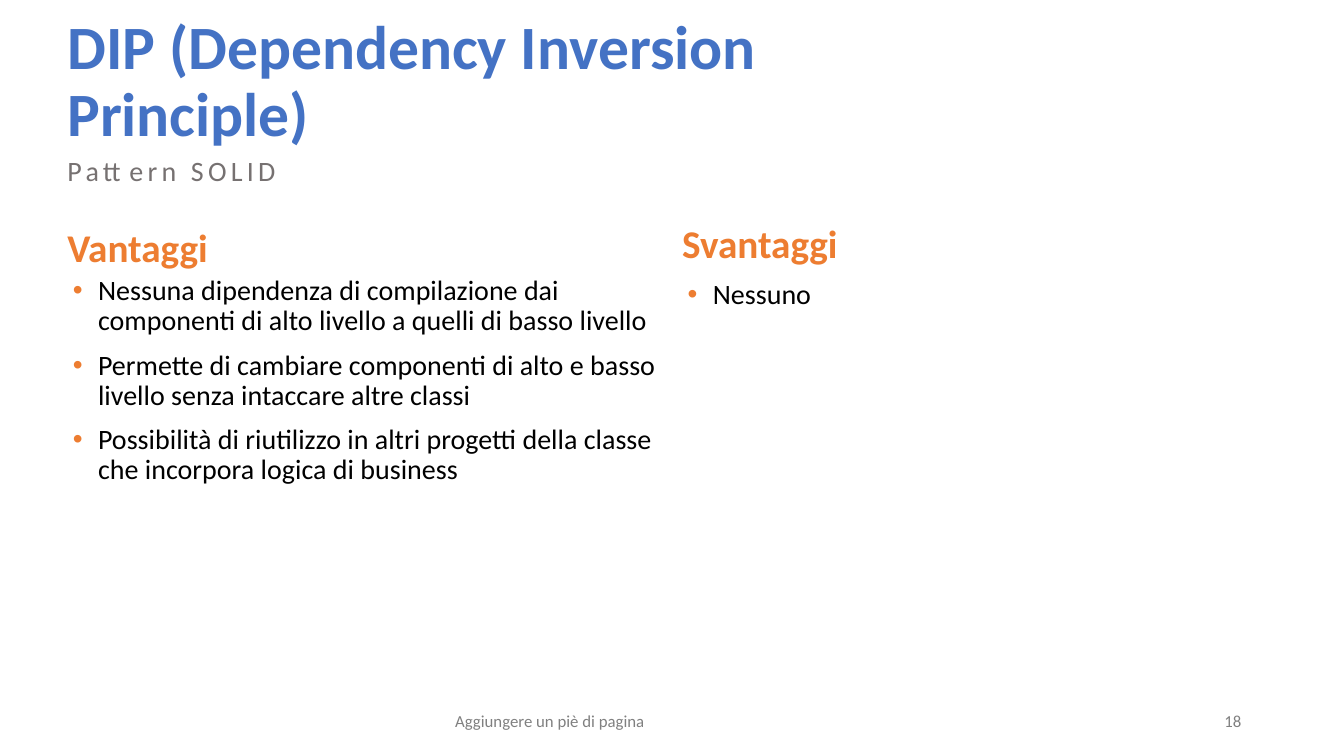
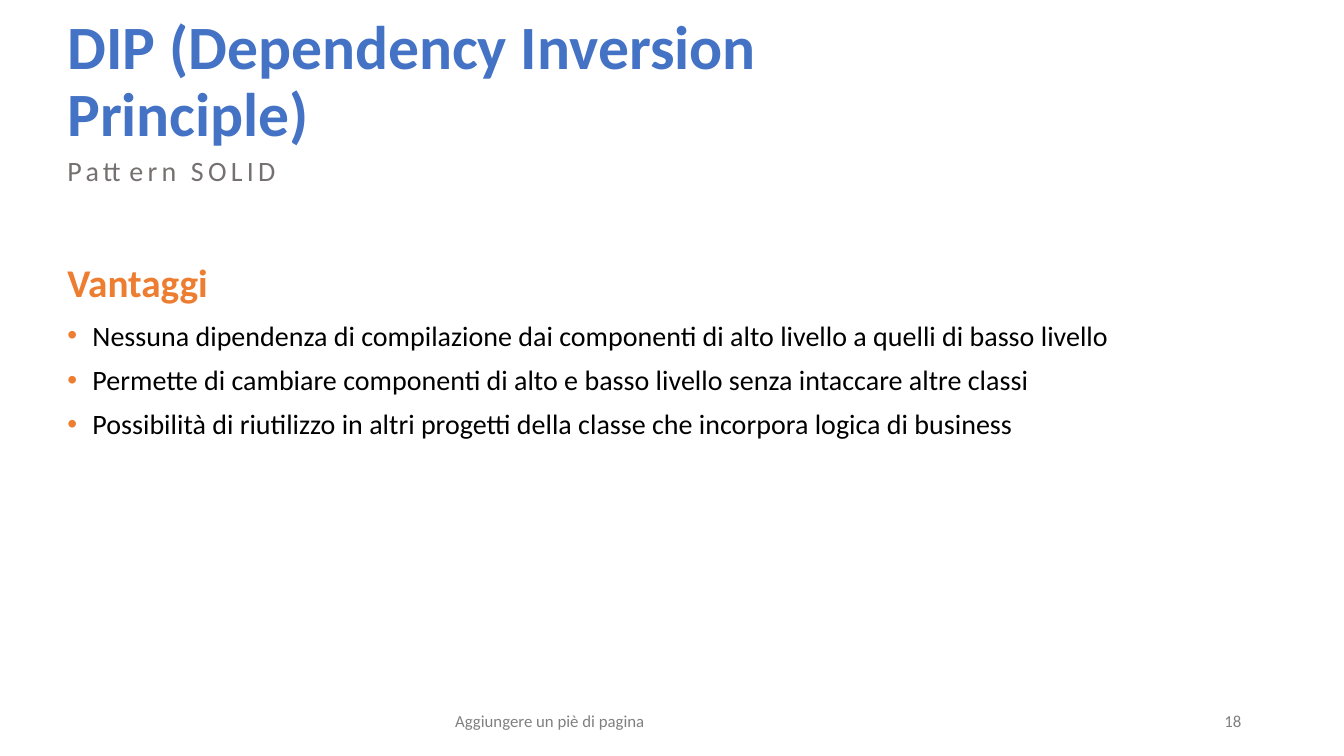
Before and after one commit to salvalai-matteo/EventBookDocumentation, a slide deck: slide 18 of Progetto Ingegneria SW.pptx. Drawn at 1344x756 pixels with LibreOffice and Linux fonts; fonts in the diff are those of the drawing. Boxes give left, top, right and bottom in pixels: in the first picture for what was removed or moved away, otherwise in the second. Text is boxed around its words. In the diff, an @@ line names an element or a change of style, - is before the commit and + after.

```diff
--- a/Progetto Ingegneria SW.pptx
+++ b/Progetto Ingegneria SW.pptx
@@ text "Vantaggi": place and size @@
-text "Vantaggi" at [67,234,207,269]
+text "Vantaggi" at [67,269,207,304]
@@ text removed at [682,230,838,265] @@
-Svantaggi
@@ text removed at [713,286,811,305] @@
-• Nessuno
@@ text "Nessuna dipendenza di compilazione dai ..." rewrapped from [98,280,655,484] to [92,326,1108,439] @@
```
Also in this commit, not shown: 14 other slides changed, 6 slides added.
